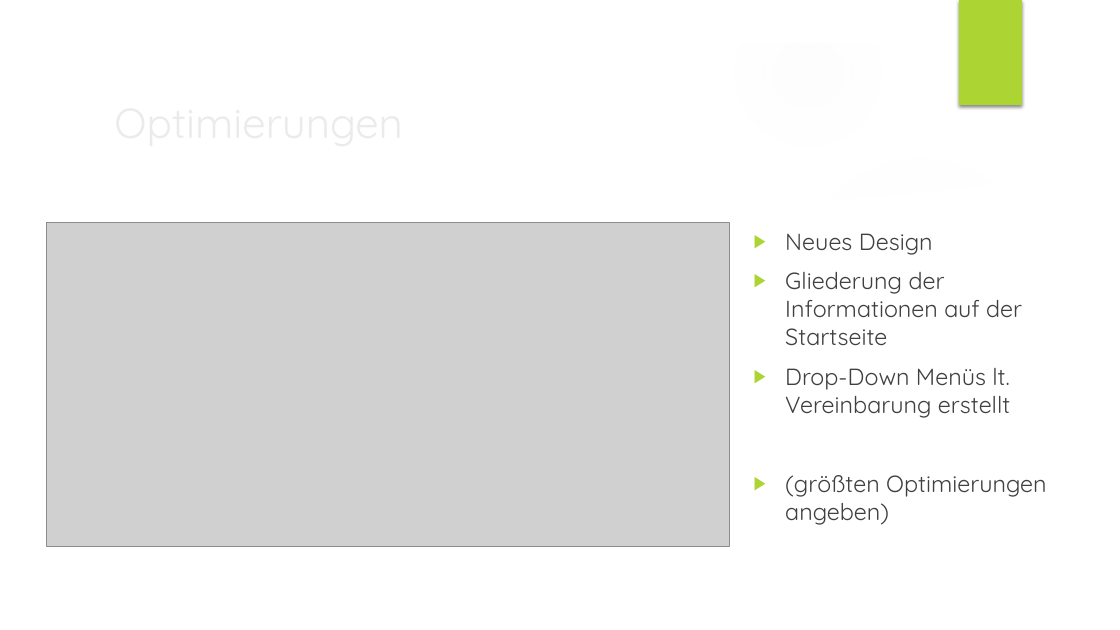
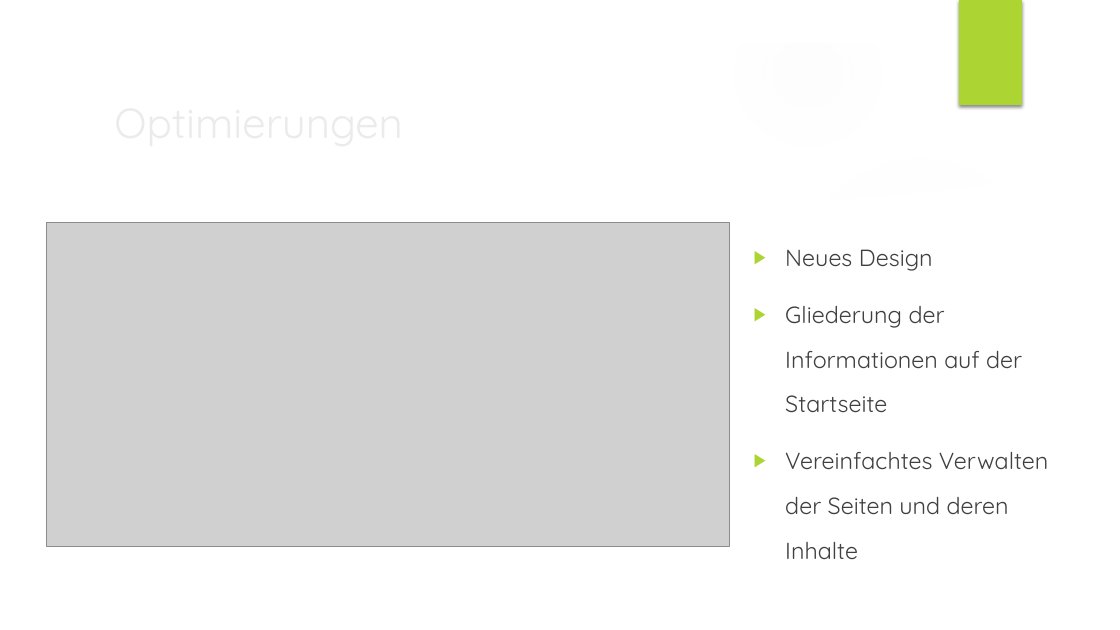
Before and after one commit to TobiHatti/DA-WebSite-BadmintonOOE, a slide deck: slide 8 of writing-work/Vorpräsentation_fertigIGuess.pptx. Drawn at 1120x630 pixels with LibreOffice and Linux fonts; fonts in the diff are those of the drawing; grey boxes stand for pictures; background and template pictures are left out. Boxes give left, top, right and bottom in pixels: in the first picture for what was removed or moved away, otherwise in the second. Text is boxed around its words. In the diff, an @@ line names an element or a change of style, - is before the commit and + after.

```diff
--- a/writing-work/Vorpräsentation_fertigIGuess.pptx
+++ b/writing-work/Vorpräsentation_fertigIGuess.pptx
@@ text at (x1=785, y1=249, x2=1022, y2=413): line spacing 1 to 1.6 @@
@@ text at (x1=785, y1=452, x2=1048, y2=559): text changed @@
-▶ Drop-Down Menüs lt. Vereinbarung erstellt
-▶ (größten Optimierungen angeben)
+▶ Vereinfachtes Verwalten der Seiten und deren Inhalte
```
Also in this commit, not shown: 5 other slides changed, 1 other file.
